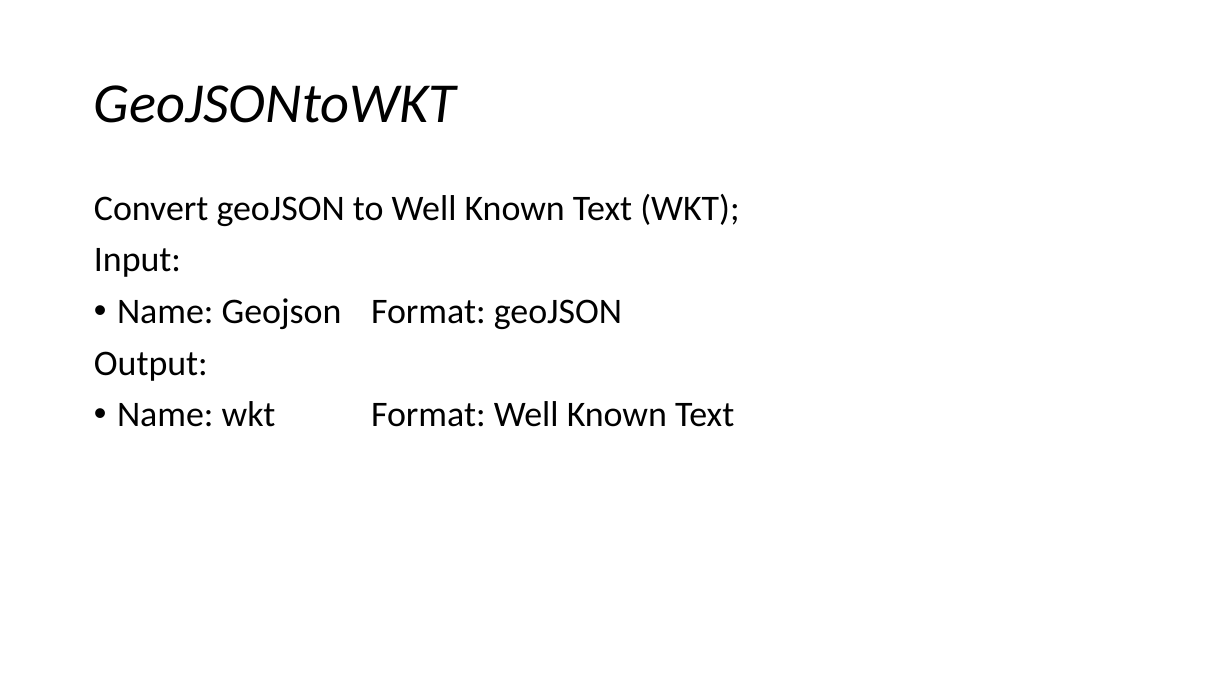
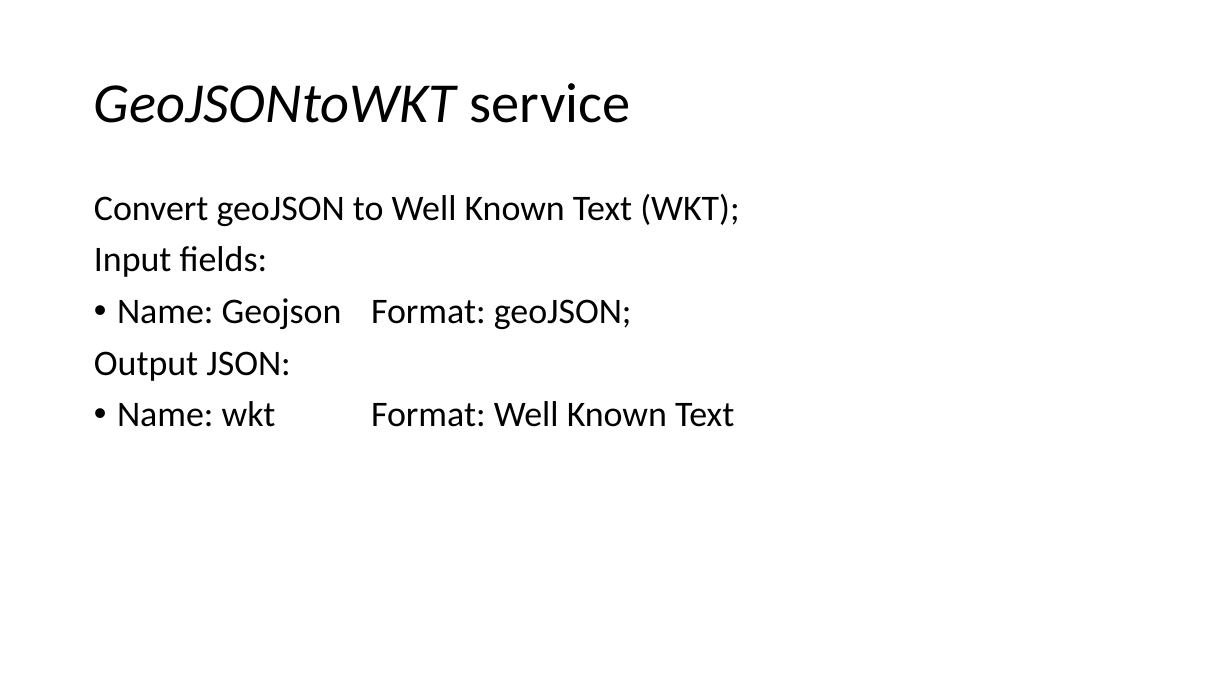
Before and after one commit to smallAreaHealthStatisticsUnit/rapidInquiryFacility, a slide deck: slide 28 of rifNodeServices/NodeGeoSpatialServices.pptx (slide 26 before the commit). Drawn at 1232x693 pixels with LibreOffice and Linux fonts; fonts in the diff are those of the drawing. Boxes give left, top, right and bottom in pixels: in the first picture for what was removed or moved away, otherwise in the second. Text is boxed around its words. In the diff, an @@ line names an element or a change of style, - is before the commit and + after.

Commit message:
More work on services

```diff
--- a/rifNodeServices/NodeGeoSpatialServices.pptx
+++ b/rifNodeServices/NodeGeoSpatialServices.pptx
@@ title at bbox=[94, 83, 631, 123]: text changed @@
-GeoJSONtoWKT
+GeoJSONtoWKT service
@@ text at bbox=[94, 246, 632, 381]: text changed @@
-Input:
-• Name: Geojson Format: geoJSON
-Output:
+Input fields:
+• Name: Geojson Format: geoJSON;
+Output JSON:
```
Also in this commit, not shown: 16 other slides changed, 2 slides added, 1 other file.
